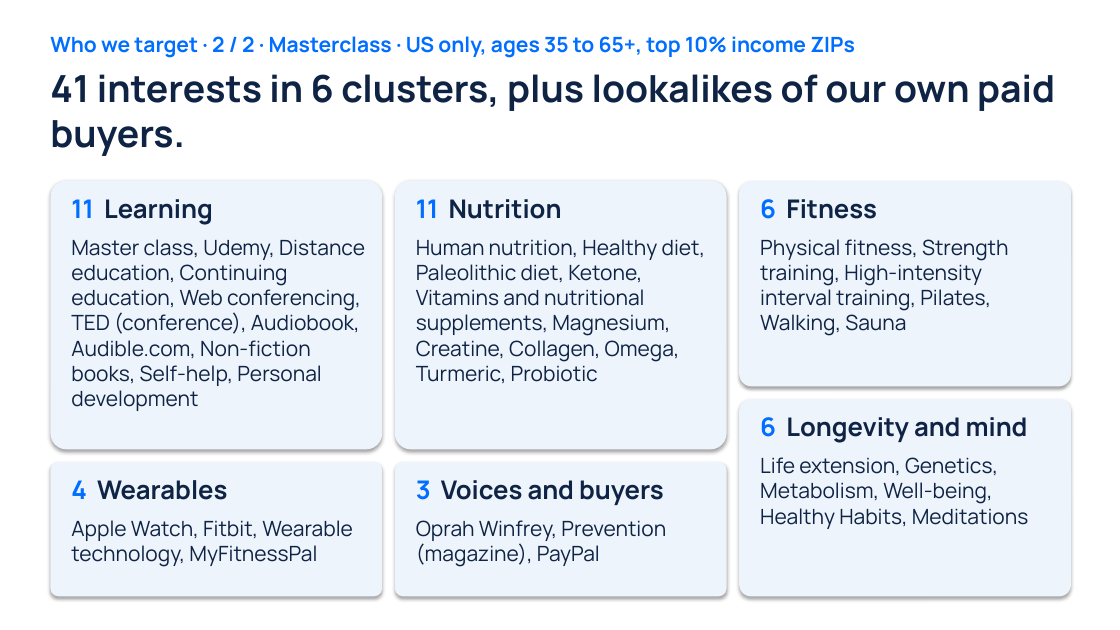
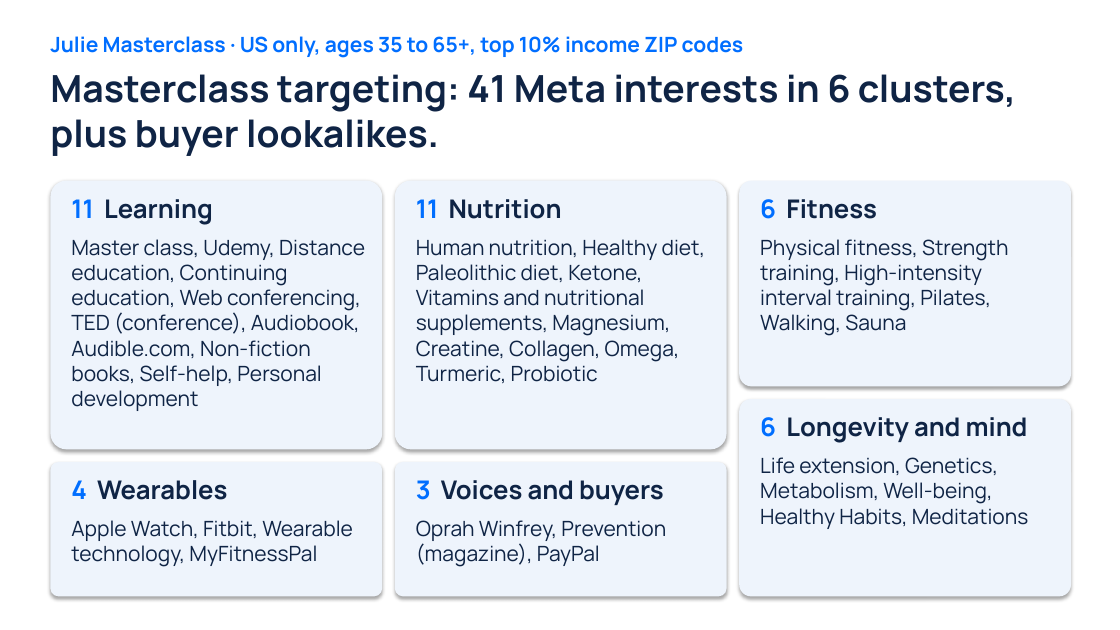
Before and after one commit to gitteromri-ux/julie-ceo-launch-report, a slide deck: slide 3 of audience-2026-10-22/LLA_Who_Is_Our_Audience.pptx (slide 2 before the commit). Drawn at 1120x630 pixels with LibreOffice and Linux fonts; fonts in the diff are those of the drawing. Boxes give left, top, right and bottom in pixels: in the first picture for what was removed or moved away, otherwise in the second. Text is boxed around its words. In the diff, an @@ line names an element or a change of style, - is before the commit and + after.

Commit message:
Audience v3: Blueprint vs Masterclass, factual volumes, 3 slides

```diff
--- a/audience-2026-10-22/LLA_Who_Is_Our_Audience.pptx
+++ b/audience-2026-10-22/LLA_Who_Is_Our_Audience.pptx
@@ text at (50, 36, 744, 58): text changed @@
-Who we target · 2 / 2 · Masterclass · US only, ages 35 to 65+, top 10% income ZIPs
+Julie Masterclass · US only, ages 35 to 65+, top 10% income ZIP codes
@@ text at (50, 74, 1016, 156): text changed @@
-41 interests in 6 clusters, plus lookalikes of our own paid buyers.
+Masterclass targeting: 41 Meta interests in 6 clusters, plus buyer lookalikes.
```
Also in this commit, not shown: 2 slides added, 1 slide removed, 5 other files.
